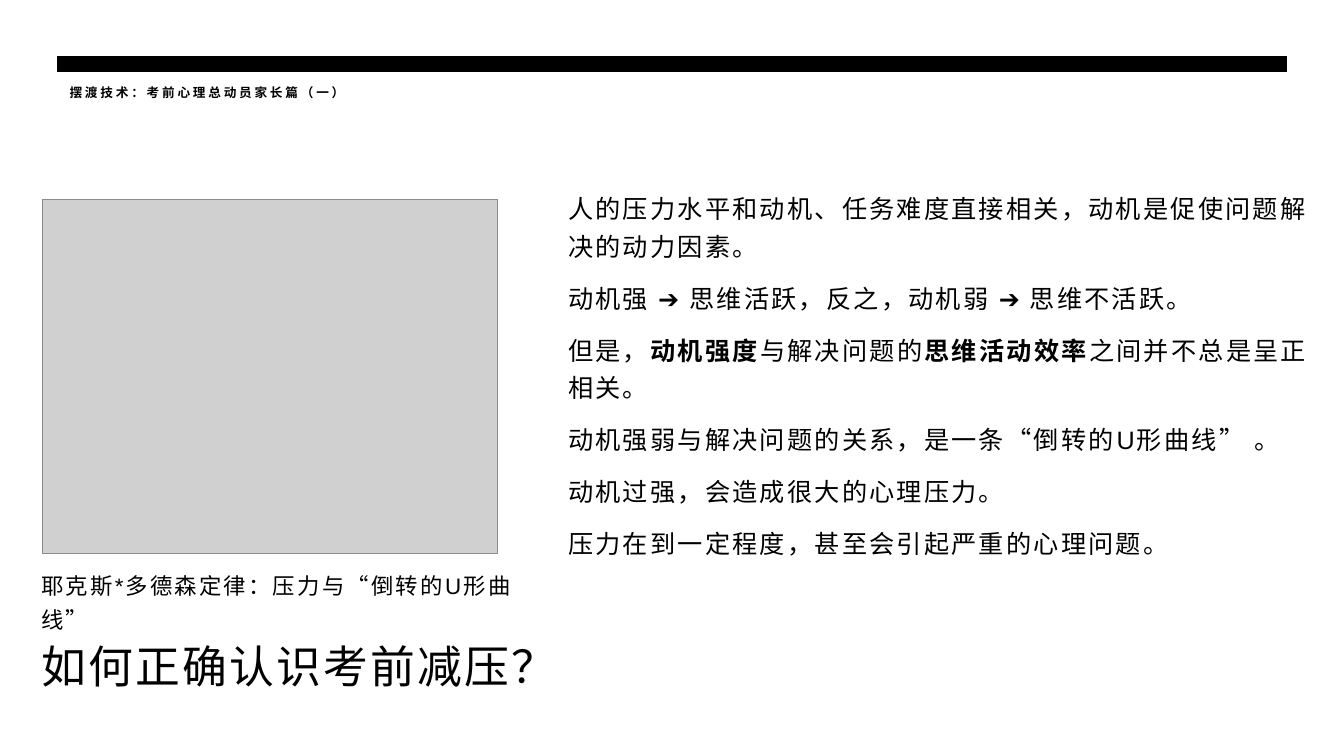
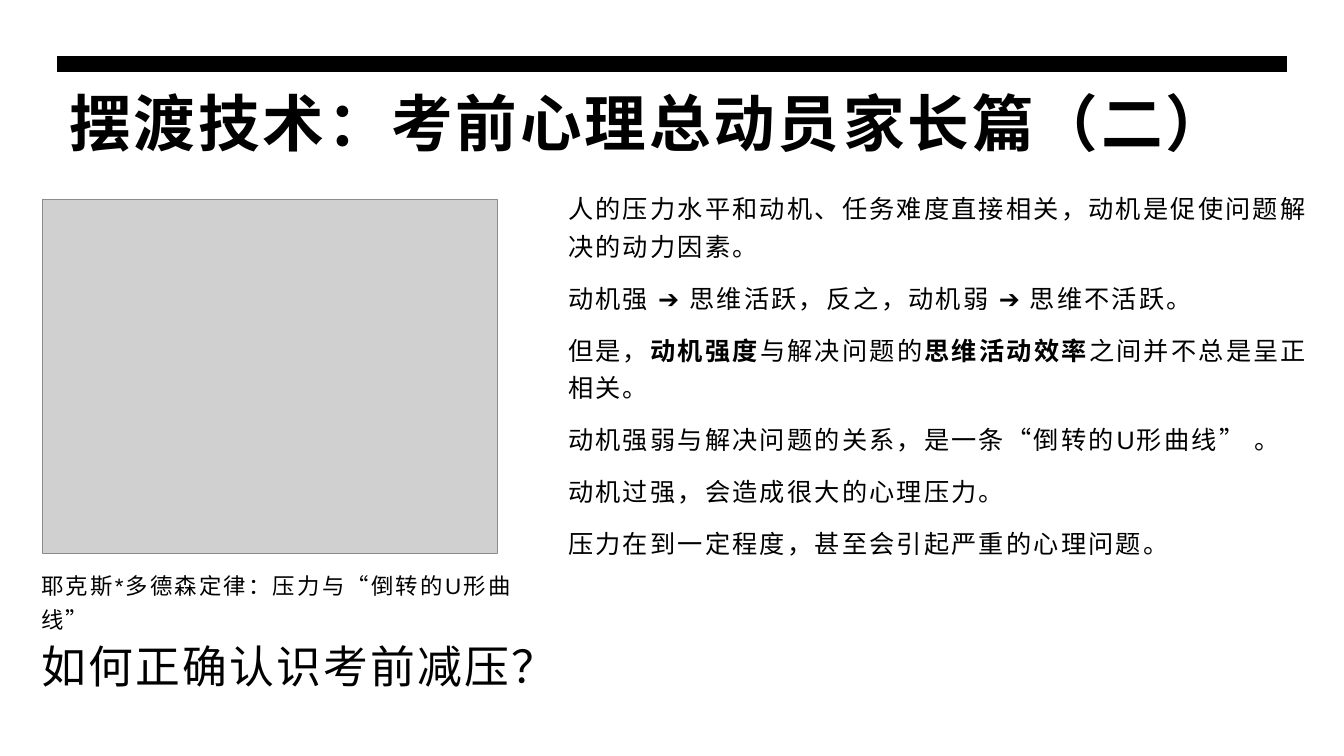
Before and after one commit to panxibei/writing, a slide deck: slide 3 of 44_心理学/30_浥尘伙伴社团原创：中高考音乐减压心理训练/PPT制作素材/浥尘伙伴社团原创：中高考音乐减压心理训练.pptx. Drawn at 1344x756 pixels with LibreOffice and Linux fonts; fonts in the diff are those of the drawing; grey boxes stand for pictures. Boxes give left, top, right and bottom in pixels: in the first picture for what was removed or moved away, otherwise in the second. Text is boxed around its words. In the diff, an @@ line names an element or a change of style, - is before the commit and + after.

```diff
--- a/44_心理学/30_浥尘伙伴社团原创：中高考音乐减压心理训练/PPT制作素材/浥尘伙伴社团原创：中高考音乐减压心理训练.pptx
+++ b/44_心理学/30_浥尘伙伴社团原创：中高考音乐减压心理训练/PPT制作素材/浥尘伙伴社团原创：中高考音乐减压心理训练.pptx
@@ title at bbox=[70, 93, 1227, 152]: text changed; size 9 to 44 pt @@
-摆渡技术：考前心理总动员家长篇（一）
+摆渡技术：考前心理总动员家长篇（二）
```
Also in this commit, not shown: 32 other slides changed.
